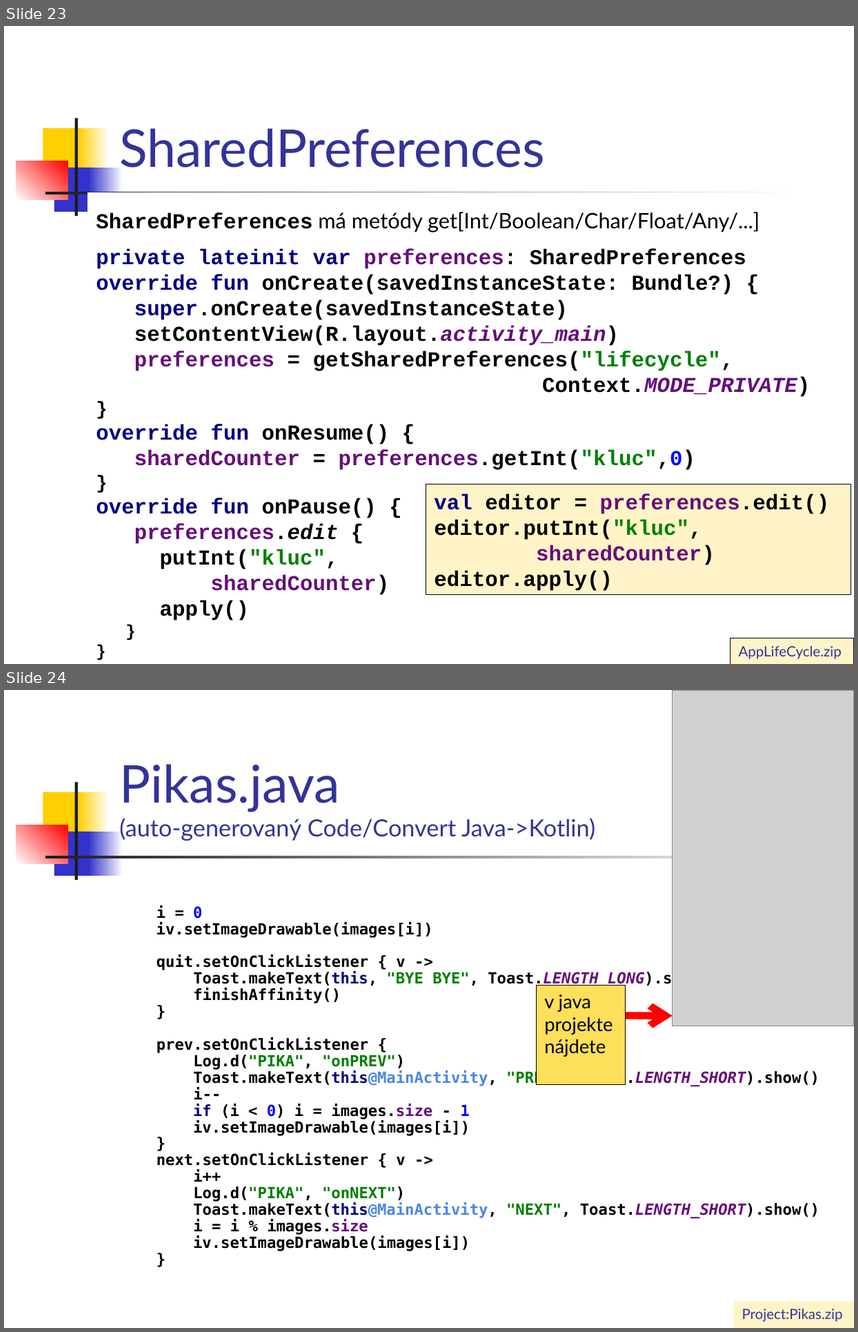
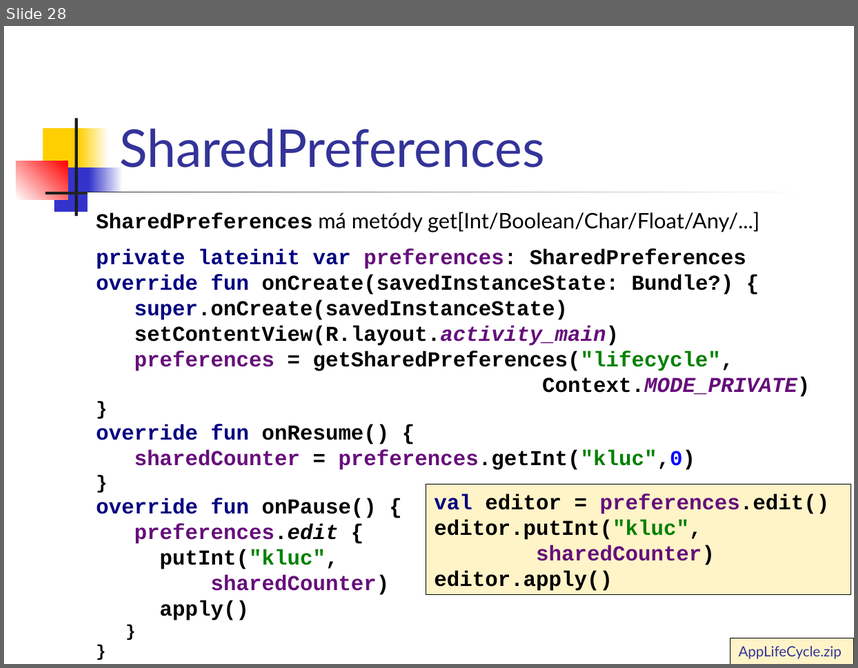
Before and after one commit to vmandro/Prednasky, a slide deck: 03/03_Android.ppt. Shown one above the other, each under a label of ours: slides 23 and 24 before the commit, slide 28 after it. The pictures are 858x1332 and 858x668 pixels, drawn with LibreOffice and Linux fonts; fonts in the diff are those of the drawing; grey boxes stand for pictures. Boxes give left, top, right and bottom in pixels: in the first picture for what was removed or moved away, otherwise in the second. Text is boxed around its words. In the diff, an @@ line names an element or a change of style, - is before the commit and + after.

```diff
--- a/03/03_Android.ppt
+++ b/03/03_Android.ppt
@@ slide 24 removed at [4, 690, 854, 1328], background #FFFFFF; not listed: 7 template elements that a slide beside it also shows @@
@@ picture removed at [672, 690, 854, 1026] @@
@@ title removed at [119, 764, 595, 841] @@
-Pikas.java
-(auto-generovaný Code/Convert Java->Kotlin)
@@ text removed at [156, 905, 820, 1251] @@
-i = 0
-iv.setImageDrawable(images[i])
-quit.setOnClickListener { v ->
-Toast.makeText(this, "BYE BYE", Toast.LENGTH_LONG).show()
-finishAffinity()
-}
-prev.setOnClickListener {
-Log.d("PIKA", "onPREV")
-Toast.makeText(this@MainActivity, "PREV", Toast.LENGTH_SHORT).show()
-i--
-if (i < 0) i = images.size - 1
-iv.setImageDrawable(images[i])
-}
-next.setOnClickListener { v ->
-i++
-Log.d("PIKA", "onNEXT")
-Toast.makeText(this@MainActivity, "NEXT", Toast.LENGTH_SHORT).show()
-i = i % images.size
-iv.setImageDrawable(images[i])
-}
@@ rectangle removed at [536, 985, 626, 1085] @@
-v java projekte nájdete
@@ arrow removed from (626, 1016) to (672, 1016) @@
@@ rectangle removed at [733, 1301, 854, 1328] @@
-Project:Pikas.zip
@@ what was slide 23 is now slide 28 @@
```
Also in this commit, not shown: 12 slides changed, 6 slides added, 1 other slide removed, 5 other files.
